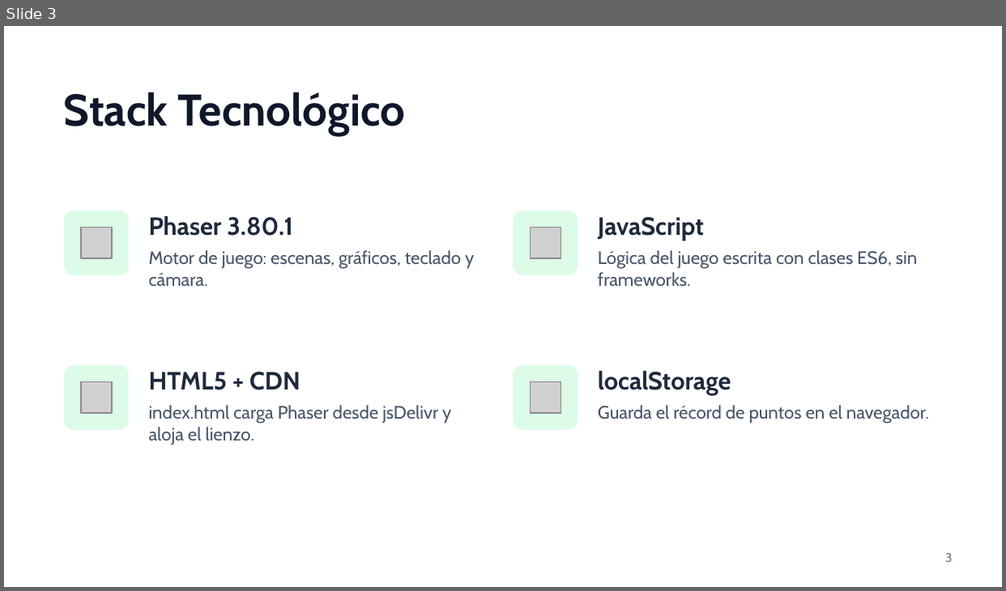
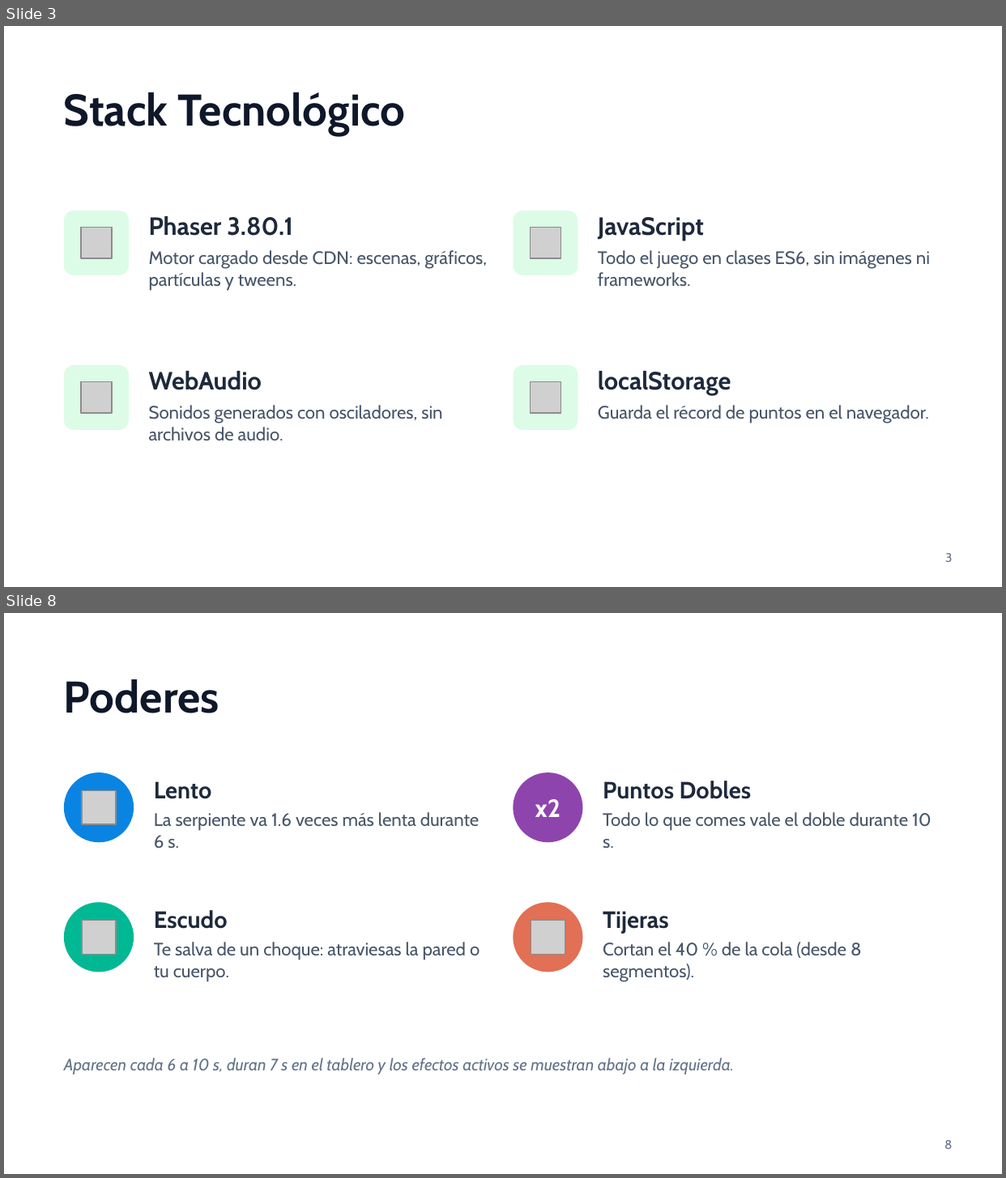
Before and after one commit to 2026B-sof-jueg-gr1/VELASQUEZ-CANDO-CAROL-ABIGAIL-jueg-gr3, a slide deck: Snake/Presentación de Snake.pptx. Shown one above the other, each under a label of ours: slide 3 before the commit, slides 3 and 8 after it; the slides between them are not shown. The pictures are 1006x591 and 1006x1178 pixels, drawn with LibreOffice and Linux fonts; fonts in the diff are those of the drawing; grey boxes stand for pictures. Boxes give left, top, right and bottom in pixels: in the first picture for what was removed or moved away, otherwise in the second. Text is boxed around its words. In the diff, an @@ line names an element or a change of style, - is before the commit and + after.

```diff
--- a/Snake/Presentación de Snake.pptx
+++ b/Snake/Presentación de Snake.pptx
@@ slide 8 added at box(4, 613, 1002, 1174), background #FFFFFF @@
@@ title added at box(64, 679, 219, 713), 32 pt, text #0F172A, bold @@
+Poderes
@@ ellipse added at box(64, 773, 134, 842), fill #0984E3 @@
@@ text added at box(154, 781, 212, 799), 17 pt, text #1E293B, bold @@
+Lento
@@ ellipse added at box(513, 773, 583, 842), fill #8E44AD @@
@@ text added at box(603, 781, 752, 799), 17 pt, text #1E293B, bold @@
+Puntos Dobles
@@ picture added at box(82, 790, 116, 824) @@
@@ text added at box(535, 799, 560, 817), 18 pt, text #FFFFFF, bold @@
+x2
@@ text added at box(154, 812, 479, 849), 13 pt, text #475569 @@
+La serpiente va 1.6 veces más lenta durante 6 s.
@@ text added at box(603, 812, 931, 848), 13 pt, text #475569 @@
+Todo lo que comes vale el doble durante 10 s.
@@ ellipse added at box(64, 902, 134, 973), fill #00B894 @@
@@ ellipse added at box(513, 902, 583, 973), fill #E17055 @@
@@ picture added at box(82, 920, 116, 954) @@
@@ text added at box(154, 910, 228, 929), 17 pt, text #1E293B, bold @@
+Escudo
@@ picture added at box(530, 920, 565, 954) @@
@@ text added at box(603, 911, 669, 934), 17 pt, text #1E293B, bold @@
+Tijeras
@@ text added at box(154, 942, 479, 982), 13 pt, text #475569 @@
+Te salva de un choque: atraviesas la pared o tu cuerpo.
@@ text added at box(603, 942, 862, 982), 13 pt, text #475569 @@
+Cortan el 40 % de la cola (desde 8 segmentos).
@@ text added at box(64, 1058, 734, 1075), 12 pt, text #64748B, italic @@
+Aparecen cada 6 a 10 s, duran 7 s en el tablero y los efectos activos se muestran abajo a la izquierda.
@@ page number added at box(944, 1140, 952, 1149), 9 pt, text #64748B @@
+8
@@ slide 3 changed as well @@
@@ text at box(149, 250, 487, 291): text changed @@
-Motor de juego: escenas, gráficos, teclado y cámara.
+Motor cargado desde CDN: escenas, gráficos, partículas y tweens.
@@ text at box(598, 250, 930, 286): text changed @@
-Lógica del juego escrita con clases ES6, sin frameworks.
+Todo el juego en clases ES6, sin imágenes ni frameworks.
@@ text at box(149, 371, 262, 390): text changed @@
-HTML5 + CDN
+WebAudio
@@ text at box(149, 405, 442, 441): text changed @@
-index.html carga Phaser desde jsDelivr y aloja el lienzo.
+Sonidos generados con osciladores, sin archivos de audio.
```
Also in this commit, not shown: 6 other slides changed, 5 other slides added, 2 slides removed, 1 other file.
